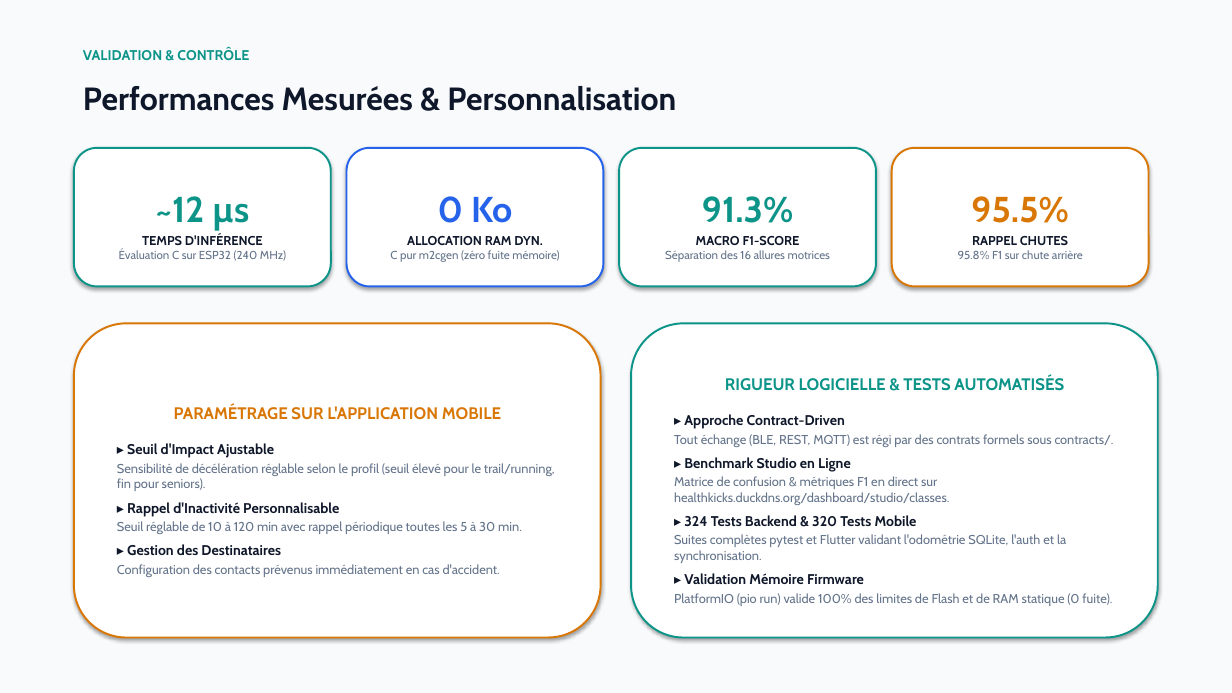
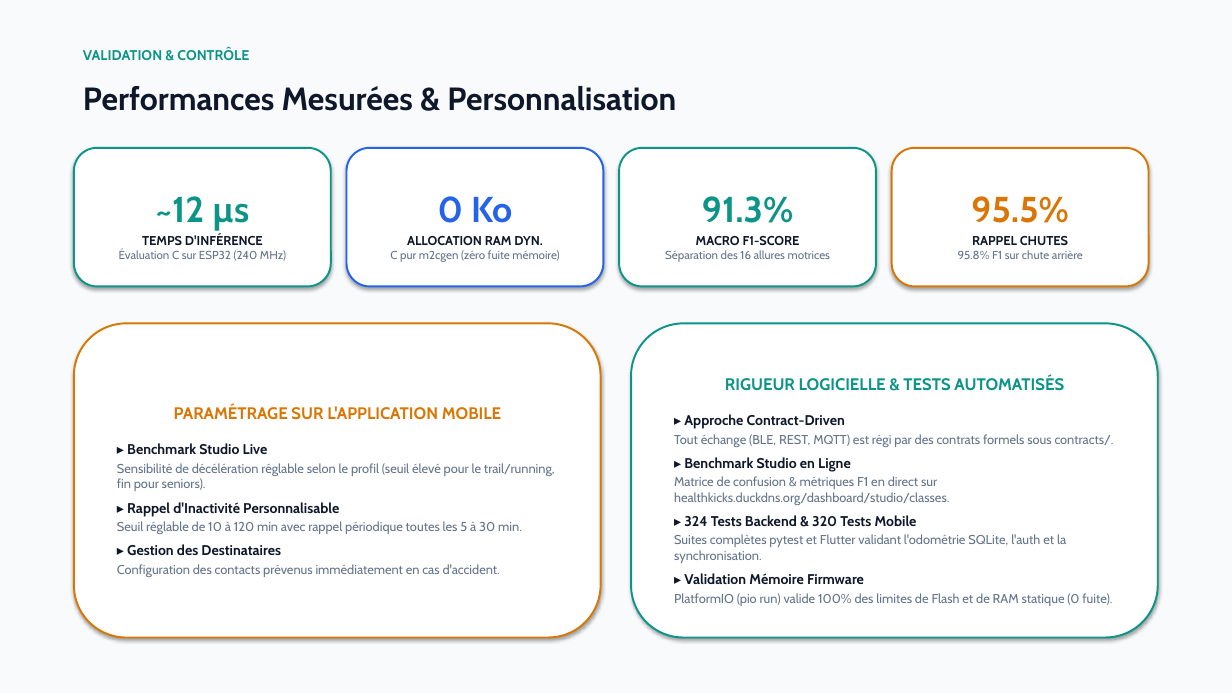
Before and after one commit to daverck/health-kicks-ecosystem, a slide deck: slide 8 of docs/presentation/presentation_healthkicks.pptx. Drawn at 1232x693 pixels with LibreOffice and Linux fonts; fonts in the diff are those of the drawing. Boxes give left, top, right and bottom in pixels: in the first picture for what was removed or moved away, otherwise in the second. Text is boxed around its words. In the diff, an @@ line names an element or a change of style, - is before the commit and + after.

Commit message:
docs(presentation): simplify slides, update ML features, add clickable links and architecture diagram

```diff
--- a/docs/presentation/presentation_healthkicks.pptx
+++ b/docs/presentation/presentation_healthkicks.pptx
@@ text in rounded rectangle at [127, 443, 268, 454]: text changed @@
-▸ Seuil d'Impact Ajustable
+▸ Benchmark Studio Live
```
Also in this commit, not shown: 4 other files.
